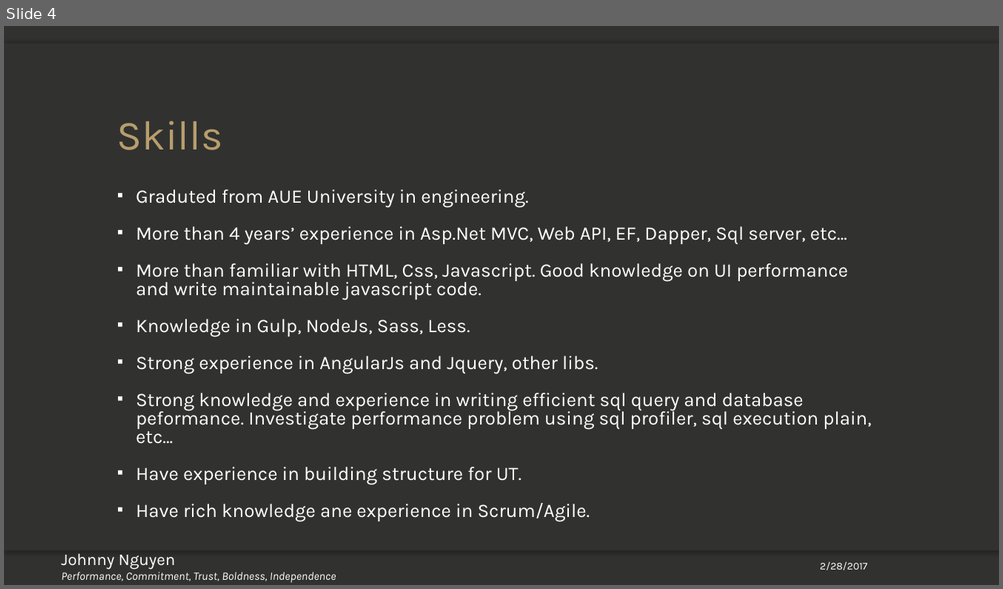
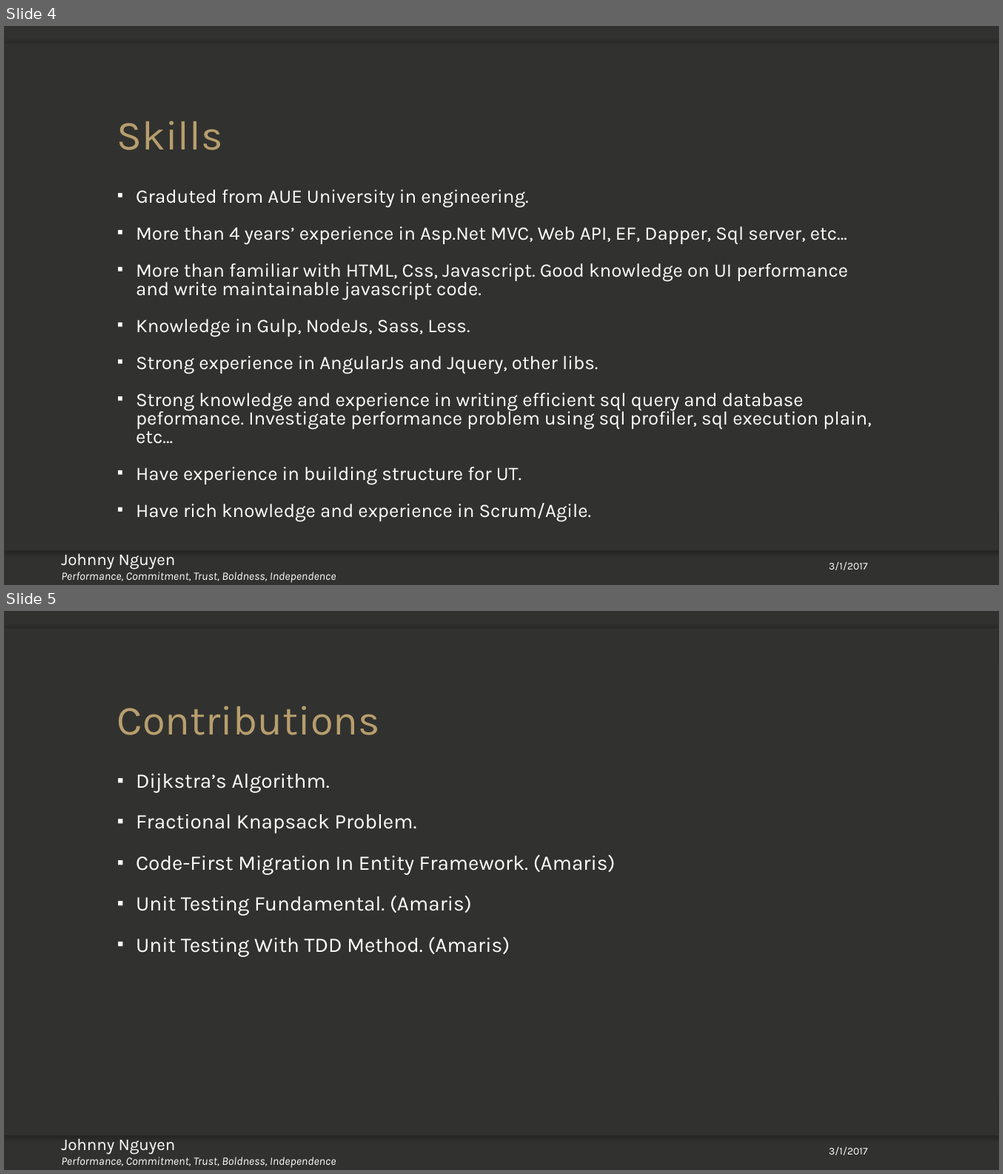
Before and after one commit to johnnynguyen2104/Algorithm_MindMap, a slide deck: Why Hire Me.pptx. Shown one above the other, each under a label of ours: slide 4 before the commit, slides 4 and 5 after it. The pictures are 1003x589 and 1003x1174 pixels, drawn with LibreOffice and Linux fonts; fonts in the diff are those of the drawing; background and template pictures are left out. Boxes give left, top, right and bottom in pixels: in the first picture for what was removed or moved away, otherwise in the second. Text is boxed around its words. In the diff, an @@ line names an element or a change of style, - is before the commit and + after.

```diff
--- a/Why Hire Me.pptx
+++ b/Why Hire Me.pptx
@@ slide 5 added at (4, 611, 999, 1170), background picture (left out); not listed: 3 template elements that a slide beside it also shows @@
@@ title added at (117, 706, 380, 735), 40 pt, text #B79E6D @@
+Contributions
@@ text added at (136, 773, 615, 957), 20 pt, text #FFFFFF @@
+▪ Dijkstra’s Algorithm.
+▪ Fractional Knapsack Problem.
+▪ Code-First Migration In Entity Framework. (Amaris)
+▪ Unit Testing Fundamental. (Amaris)
+▪ Unit Testing With TDD Method. (Amaris)
@@ text added at (61, 1139, 336, 1168), 11 pt, text #FFFFFF, italic @@
+Johnny Nguyen
+Performance, Commitment, Trust, Boldness, Independence
@@ text added at (828, 1147, 867, 1156), 10 pt, text #FFFFFF @@
+3/1/2017
@@ slide 4 changed as well @@
@@ text at (136, 503, 592, 523): text changed @@
-▪ Have rich knowledge ane experience in Scrum/Agile.
+▪ Have rich knowledge and experience in Scrum/Agile.
@@ text at (828, 562, 867, 571): text changed @@
-2/28/2017
+3/1/2017
```
Also in this commit, not shown: 3 other slides changed, 2 other slides added.
